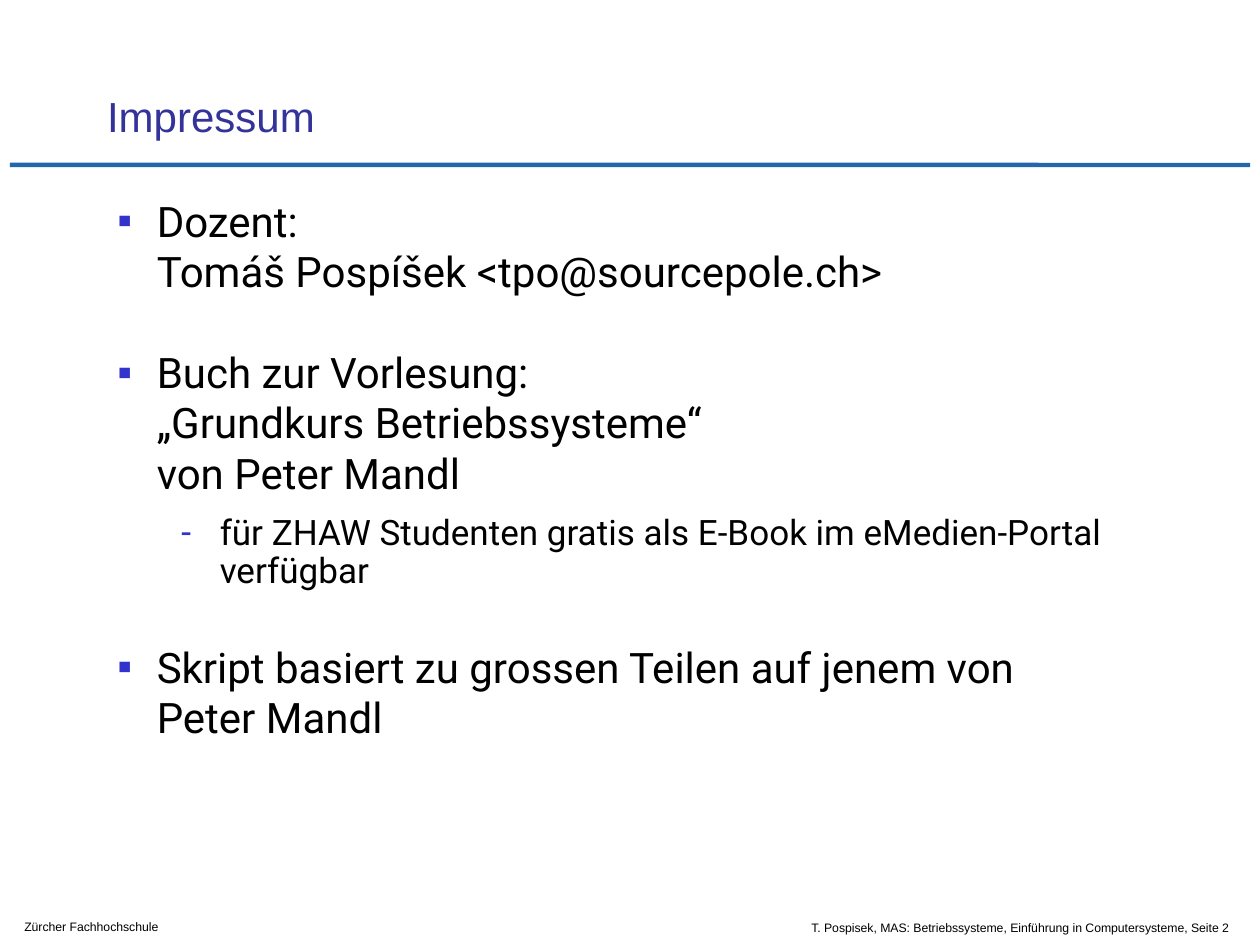
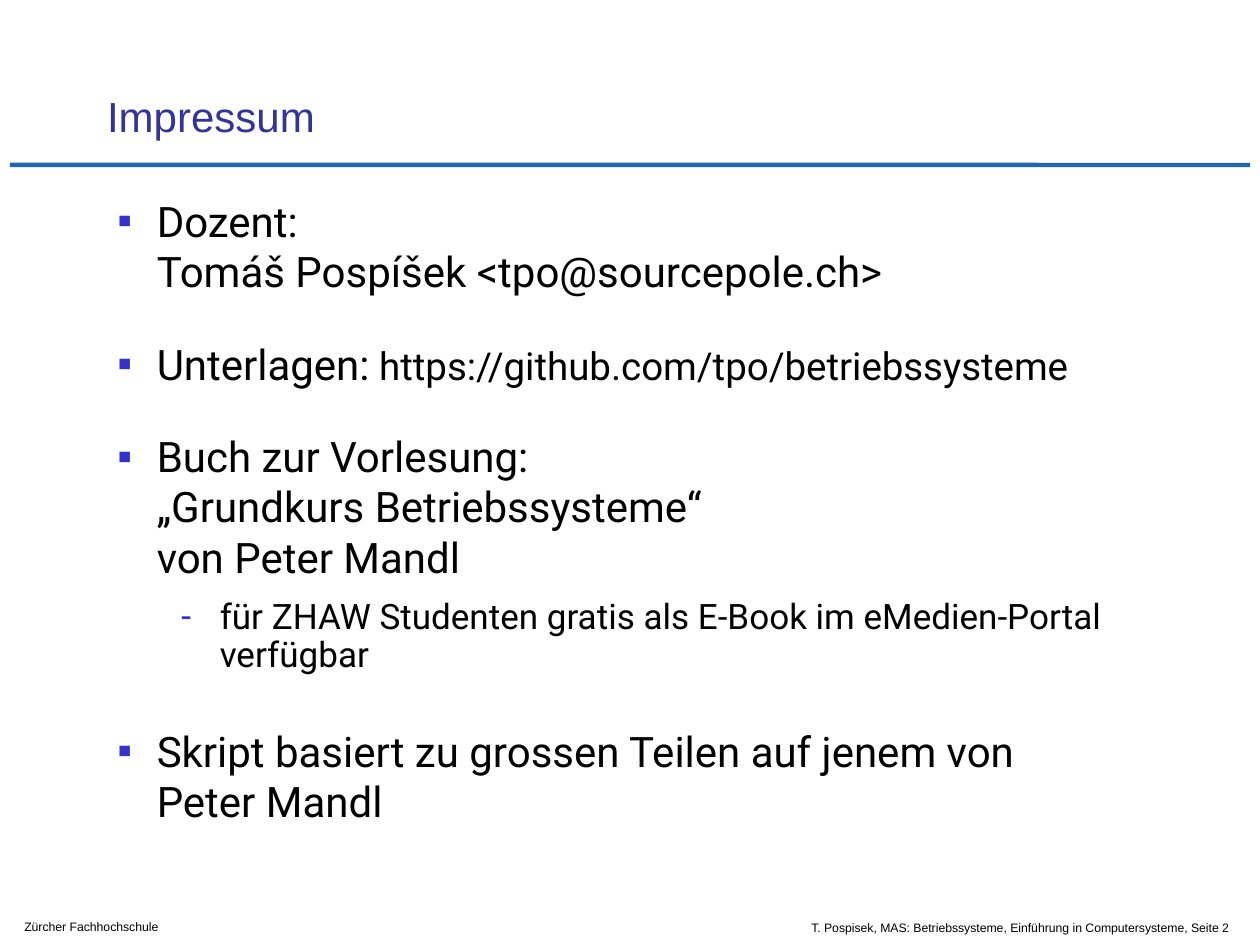
Before and after one commit to tpo/betriebssysteme, a slide deck: slide 2 of 01-1_Einführung_in_Computersysteme.odp. Drawn at 1260x945 pixels with LibreOffice and Linux fonts; fonts in the diff are those of the drawing; background and template pictures are left out. Boxes give left, top, right and bottom in pixels: in the first picture for what was removed or moved away, otherwise in the second. Text is boxed around its words. In the diff, an @@ line names an element or a change of style, - is before the commit and + after.

Commit message:
S.2 Github URL for Vorlesungsmaterial hinzugefügt

```diff
--- a/01-1_Einführung_in_Computersysteme.odp
+++ b/01-1_Einführung_in_Computersysteme.odp
@@ text at <box>157,348,1068,389</box>: paragraph added @@
+▪ Unterlagen: https://github.com/tpo/betriebssysteme
```
